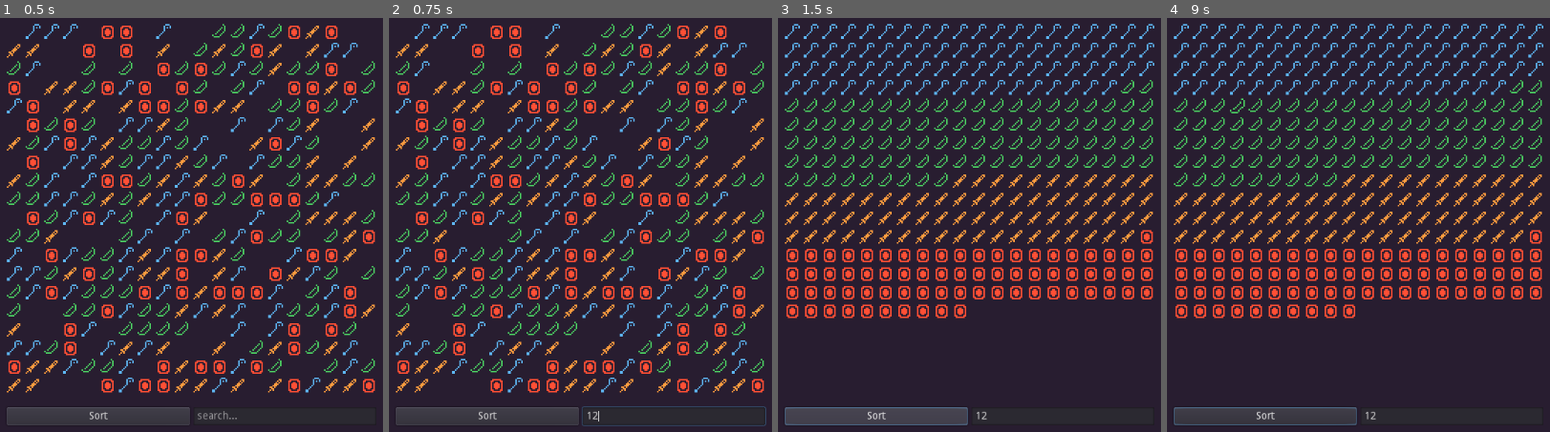
Above: before the commit, frames 1-4 (left to right).
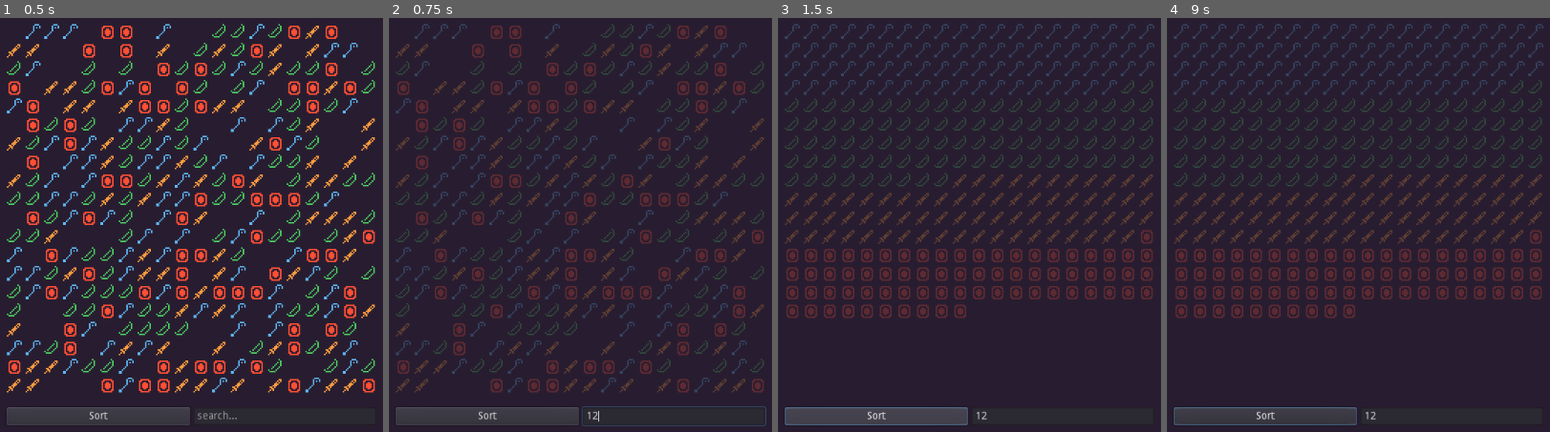
Above: after the commit, the same moments.

Repository: AGPritchard/inventory
Game: Godot game, scene res://src/inventory/inventory.tscn
Same seed, same stepped clock (60 frames per second), same inputs: the game is played once before the commit and once after it. The project has no main scene, so this scene is started directly.
Inputs (mouse positions are in pixels of both pictures, inside the frame that each line leads up to):
- Up to frame 1 (0.5 s): no input
- Up to frame 2 (0.75 s): click (672, 415) at 0.52 s; type "12" at 0.6 s
- Up to frame 3 (1.5 s): click "Sort" at 1.25 s
- Up to frame 4 (9 s): click "Sort" at 2 s; click "Sort" at 2.75 s; tap Enter at 3.5, 5, 6.5 s; move the mouse to (1527, 204) at 3.52 s; click (1527, 204) at 3.67 s; tap Space at 4.25, 5.75, 7.25 s; move the mouse to (1205, 245) at 4.27 s; click (1205, 245) at 4.42 s; move the mouse to (1435, 125) at 5.02 s; click (1435, 125) at 5.17 s; move the mouse to (1320, 316) at 5.77 s; click (1320, 316) at 5.92 s; move the mouse to (outside the picture) at 6.52 s; click (outside the picture) at 6.67 s; move the mouse to (outside the picture) at 7.27 s; click (outside the picture) at 7.42 s; move the mouse to (1396, 225) at 8.02 s; click (1396, 225) at 8.17 s; move the mouse to (1243, 113) at 8.77 s; click (1243, 113) at 8.92 s

Frame 1 is identical in both runs. In frame 2, 15% of the frame differs, in the area x 1-99%, y 1-91%; in frame 3, 15%; in frame 4, 15%.

Commit message:
Add searching

Diff:
--- a/src/inventory/inventory.gd
+++ b/src/inventory/inventory.gd
@@ -118,5 +118,22 @@
 				item_slot.texture = null
 				item_slot.hint_tooltip = ""
 
-func _on_SearchBar_text_entered(new_text: String) -> void:
-	pass
+		# update alpha if search bar contains data
+		if !$VBoxContainer/HBoxContainer/SearchBar.text.empty():
+			item_slot.modulate.a = 1.0
+			if item_slot.hint_tooltip.to_upper() != $VBoxContainer/HBoxContainer/SearchBar.text.to_upper():
+				item_slot.modulate.a = 0.25
+
+func _on_SearchBar_text_changed(new_text: String) -> void:
+	if new_text.empty():
+		for i in inventory.size():
+			var item_slot: TextureRect = $VBoxContainer/GridContainer.get_child(i)
+			item_slot.modulate.a = 1.0
+	else:
+		for i in inventory.size():
+			var item_slot: TextureRect = $VBoxContainer/GridContainer.get_child(i)
+
+			# reset alpha and then update if a match occurs
+			item_slot.modulate.a = 1.0
+			if item_slot.hint_tooltip.to_upper() != new_text.to_upper():
+				item_slot.modulate.a = 0.25
--- a/src/inventory/inventory.tscn
+++ b/src/inventory/inventory.tscn
@@ -59,4 +59,4 @@
 size_flags_horizontal = 3
 placeholder_text = "search..."
 [connection signal="pressed" from="VBoxContainer/HBoxContainer/SortButton" to="." method="_on_SortButton_pressed"]
-[connection signal="text_entered" from="VBoxContainer/HBoxContainer/SearchBar" to="." method="_on_SearchBar_text_entered"]
+[connection signal="text_changed" from="VBoxContainer/HBoxContainer/SearchBar" to="." method="_on_SearchBar_text_changed"]
